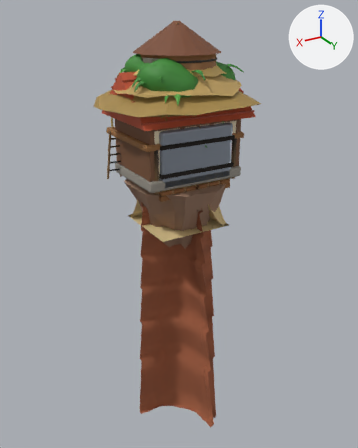
Renders of the glTF model apps/client/public/models/terrain.glb from each side of a commit.
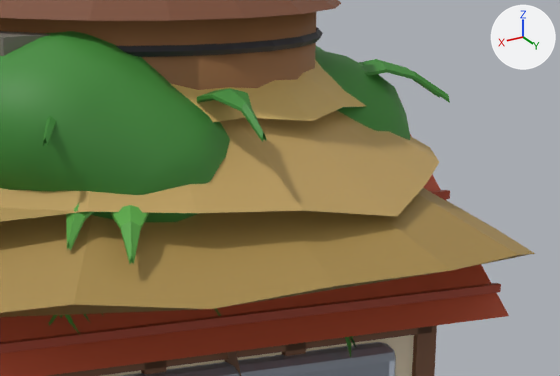
The first picture shows the older version from a 50 mm camera at (3.14, 5.27, 1.93) aimed at (-0.09, -0.1, -0.75). The close-ups show the older and then the newer version on the part from 42% to 75% of the width and 11% to 29% of the height of that picture. Only the edits that show in the close-ups are written down. The axes (+X, +Y, +Z) are drawn at upper right. The lights are the same throughout. Vertices at exactly the same position are counted once.

The scene before the commit, as lines of its bpy script (objects in view):
```python
ob_jungletree = bpy.data.objects.new('jungleTree', me_jungletree)
ob_jungletree.location = (0.0, 0.0, 0.0)
ob_stilthut = bpy.data.objects.new('stiltHut', me_stilthut)
ob_stilthut.location = (0.0, 0.0, 0.0)
ob_watertower = bpy.data.objects.new('waterTower', me_watertower)
ob_watertower.location = (0.0, 0.0, 0.0)
# also in view: 'cottage' at (0.0, 0.0, 0.73); 'metal' at (0.0, 0.0, 0.35)
```
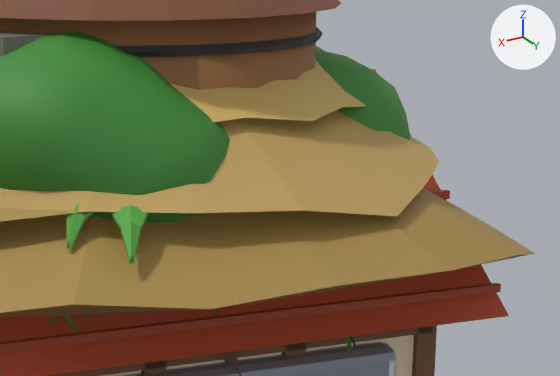
What changed in the scene script:
```text
Change me_stilthut:
    used by ob_stilthut; location = (0.0, 0.0, 0.0)
    remove me_stilthut.from_pydata(...)  # 1469 vertices, 2446 faces; spans x -0.97..1.01, y -0.9..0.91, z -0.02..1.81
    add me_stilthut.from_pydata(...)  # 1319 vertices, 2206 faces; spans x -0.97..1.01, y -0.9..0.91, z -0.02..1.81
    me_stilthut part 1: the loose piece of 30 vertices spanning x -0.78..-0.47, y 0.13..0.25, z 1.25..1.35 is deleted
    me_stilthut part 2: the loose piece of 30 vertices spanning x -0.73..-0.44, y 0.19..0.35, z 1.25..1.35 is deleted
    me_stilthut part 3: the loose piece of 30 vertices spanning x 0.32..0.55, y 0.32..0.56, z 1.25..1.35 is deleted
    me_stilthut part 4: the loose piece of 30 vertices spanning x 0.02..0.11, y 0.42..0.74, z 1.25..1.35 is deleted
    other edits to the shape of me_stilthut do not show in these pictures
    remove me_stilthut.materials.append(mat_fix_3f8a36)
```

Changed parts and their boxes (x1, y1, x2, y2) in the close-ups (560 x 376 px):
'stiltHut', reshaped: before (0, 59, 535, 317); after (0, 60, 535, 317)
part 1 of me_stilthut, deleted: before (359, 59, 440, 98)
part 2 of me_stilthut, deleted (green): before (361, 62, 450, 103)
part 3 of me_stilthut, deleted (mostly hidden): before (43, 116, 56, 146)
part 4 of me_stilthut, deleted (green): before (197, 88, 266, 142)
